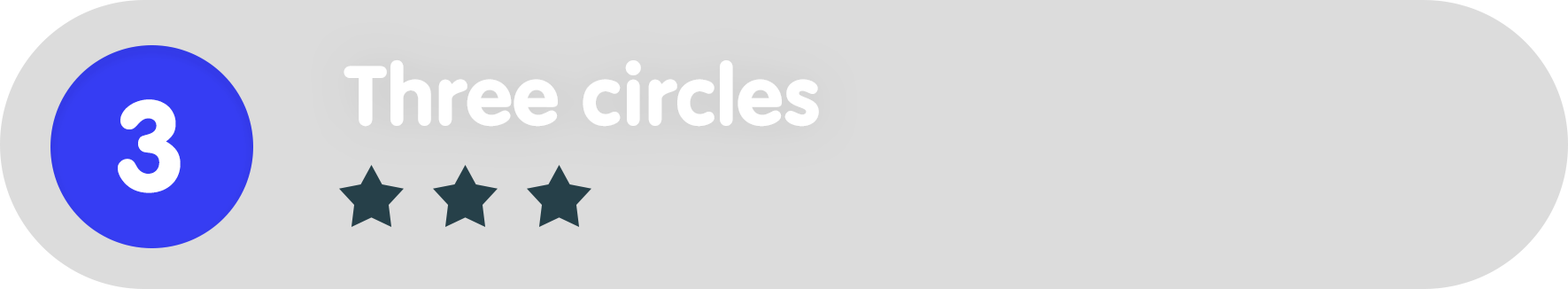
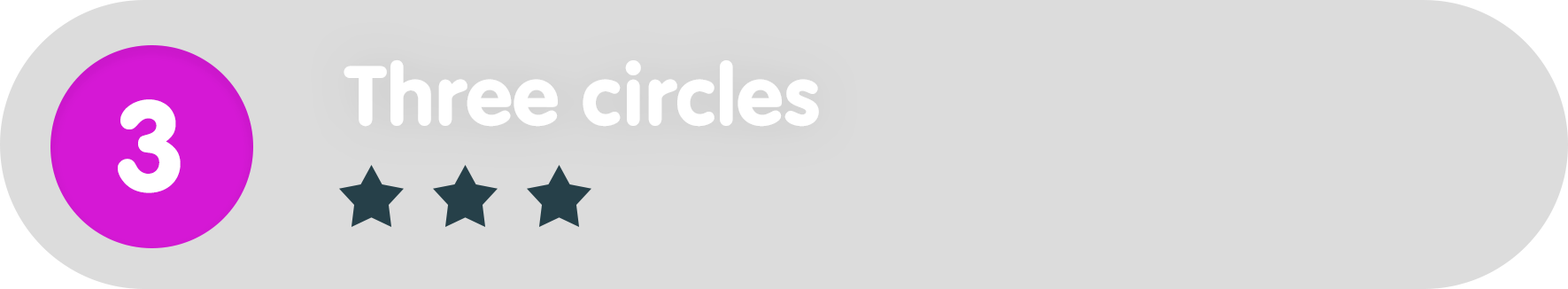
Layered file, before and after one edit (1568 x 289). Changes by layer:
painted on "Ellipse_green" over [50, 45, 254, 248]
